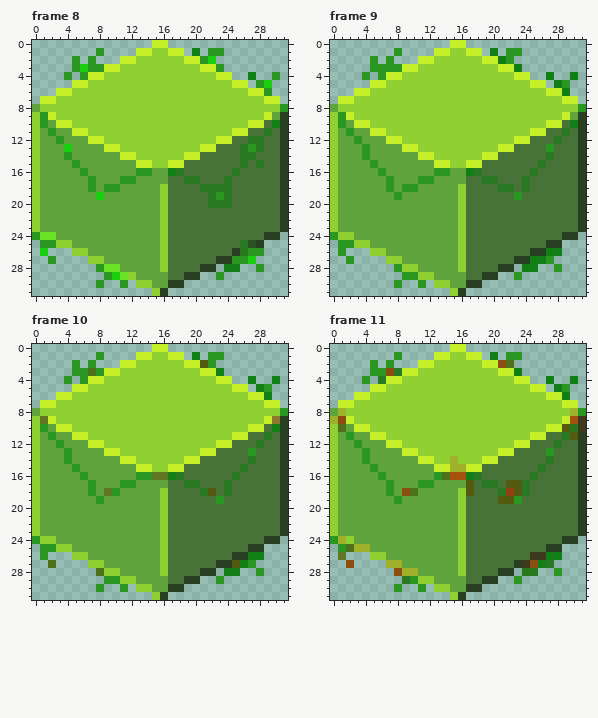
Two versions of one pixel-art file, sourceicons/cubes/festivegreen/source.ase. The first picture shows the starting point.
32x32 pixels, 19 frames. Shown: frame 8, frame 9, frame 10, frame 11. The commit also changed other frames, which this record leaves out.
Once edited:
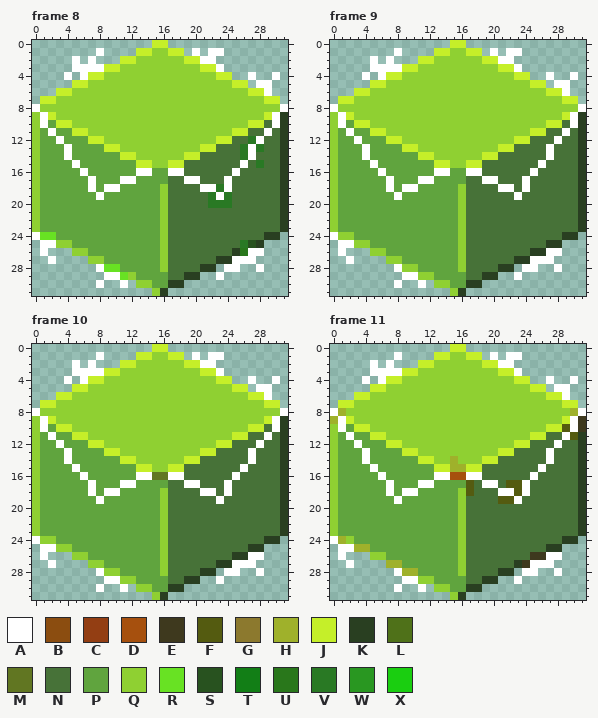
Palette (. is transparent): A #ffffff  B #8b4d10  C #933e13  D #a6500e  E #3e391e  F #545b10  G #8c792e  H #9fb12b  J #c5ef29  K #293f21  L #4f7119  M #617622  N #477238  P #60a43e  Q #8fd032  R #68e223  S #28521f  T #127e16  U #29771b  V #297924  W #299721  X #1ace10
Diff:
layer "Accents" now shown
Frame 8, layer "Accents":
y 1: x 8 W -> A; x 20 T -> A; x 22..23 WW -> AA
y 2: x 5 W -> A; x 7 W -> A; x 21..22 WX -> AA
y 3: x 5..8 WXWW -> AAAA; x 23 W -> A
y 4: x 4 W -> A; x 6 W -> A; x 27 T -> A; x 30 W -> A
y 5: x 28..29 WX -> AA
y 6: x 29 W -> A
y 8: x 0 P -> A; x 31 W -> A
y 9: x 1 W -> A; x 30 P -> A
y 10: x 1 W -> A; x 30 T -> A
y 11: x 2 W -> A; x 29 V -> A
y 12: x 3 W -> A; x 28 V -> A
y 13: x 4 X -> A; x 27 W -> A
y 14: x 4 W -> A; x 27 V -> A
y 15: x 5 W -> A; x 26 V -> A
y 16: x 6 W -> A; x 13..14 WW -> AA; x 17..18 TV -> AA; x 25 V -> A
y 17: x 7 W -> A; x 11..12 WW -> AA; x 19..20 VV -> AA; x 24 V -> A
y 18: x 7 W -> A; x 9..10 WW -> AA; x 21..22 VV -> AA; x 24 V -> A
y 19: x 8 X -> A; x 23 W -> A
y 24: x 0 W -> A
y 25: x 1..2 WW -> AA
y 26: x 1 X -> A; x 27..28 WW -> AA
y 27: x 2 W -> A; x 25..27 WWX -> AAA
y 28: x 8 W -> A; x 24..25 TT -> AA; x 28 W -> A
y 29: x 9..10 WX -> AA; x 23 W -> A
y 30: x 8 W -> A; x 11 W -> A
Frame 9, layer "Accents":
y 1: x 8 W -> A; x 20 T -> A; x 22..23 WW -> AA
y 2: x 5 W -> A; x 7 W -> A; x 21..22 TW -> AA
y 3: x 5..8 WWWW -> AAAA; x 23 T -> A
y 4: x 4 W -> A; x 6 W -> A; x 27 T -> A; x 30 T -> A
y 5: x 28..29 TW -> AA
y 6: x 29 T -> A
y 8: x 0 P -> A; x 31 W -> A
y 9: x 1 W -> A; x 30 P -> A
y 10: x 1 W -> A; x 30 T -> A
y 11: x 2 W -> A; x 29 V -> A
y 12: x 3 W -> A; x 28 V -> A
y 13: x 4 W -> A; x 27 W -> A
y 14: x 4 W -> A; x 27 V -> A
y 15: x 5 W -> A; x 26 V -> A
y 16: x 6 W -> A; x 13..14 WW -> AA; x 17..18 TV -> AA; x 25 V -> A
y 17: x 7 W -> A; x 11..12 WW -> AA; x 19..20 VV -> AA; x 24 V -> A
y 18: x 7 W -> A; x 9..10 WW -> AA; x 21..22 VV -> AA; x 24 V -> A
y 19: x 8 W -> A; x 23 W -> A
y 24: x 0 W -> A
y 25: x 1..2 WW -> AA
y 26: x 1 W -> A; x 27..28 TT -> AA
y 27: x 2 W -> A; x 25..27 TTW -> AAA
y 28: x 8 W -> A; x 24..25 TT -> AA; x 28 W -> A
y 29: x 9..10 WW -> AA; x 23 W -> A
y 30: x 8 W -> A; x 11 W -> A
Frame 10, layer "Accents":
y 1: x 8 W -> A; x 20 T -> A; x 22..23 WW -> AA
y 2: x 5 W -> A; x 7 W -> A; x 21..22 FW -> AA
y 3: x 5..8 WWLW -> AAAA; x 23 T -> A
y 4: x 4 W -> A; x 6 W -> A; x 27 T -> A; x 30 T -> A
y 5: x 28..29 TW -> AA
y 6: x 29 T -> A
y 8: x 0 P -> A; x 31 W -> A
y 9: x 1 M -> A; x 30 G -> A
y 10: x 1 W -> A; x 30 T -> A
y 11: x 2 W -> A; x 29 V -> A
y 12: x 3 W -> A; x 28 V -> A
y 13: x 4 W -> A; x 27 W -> A
y 14: x 4 W -> A; x 27 V -> A
y 15: x 5 W -> A; x 26 V -> A
y 16: x 6 W -> A; x 13..14 WW -> AA; x 17..18 TV -> AA; x 25 V -> A
y 17: x 7 W -> A; x 11..12 WW -> AA; x 19..20 VV -> AA; x 24 V -> A
y 18: x 7 W -> A; x 9..10 MW -> AA; x 21..22 VF -> AA; x 24 V -> A
y 19: x 8 W -> A; x 23 W -> A
y 24: x 0 W -> A
y 25: x 1..2 WW -> AA
y 26: x 1 W -> A; x 27..28 TT -> AA
y 27: x 2 L -> A; x 25..27 FTW -> AAA
y 28: x 8 L -> A; x 24..25 TT -> AA; x 28 W -> A
y 29: x 9..10 WW -> AA; x 23 W -> A
y 30: x 8 W -> A; x 11 W -> A
Frame 11, layer "Accents":
y 1: x 8 W -> A; x 20 T -> A; x 22..23 WW -> AA
y 2: x 5 W -> A; x 7 W -> A; x 21..22 BL -> AA
y 3: x 5..8 WWBV -> AAAA; x 23 T -> A
y 4: x 4 W -> A; x 6 V -> A; x 27 T -> A; x 30 T -> A
y 5: x 28..29 TW -> AA
y 6: x 29 T -> A
y 8: x 0 P -> A; x 31 W -> A
y 9: x 1 B -> A; x 30 D -> A
y 10: x 1 L -> A; x 30 U -> A
y 11: x 2 W -> A; x 29 V -> A
y 12: x 3 W -> A; x 28 V -> A
y 13: x 4 W -> A; x 27 W -> A
y 14: x 4 W -> A; x 27 V -> A
y 15: x 5 W -> A; x 26 V -> A
y 16: x 6 W -> A; x 13..14 WL -> AA; x 17..18 TV -> AA; x 25 V -> A
y 17: x 7 W -> A; x 11..12 WW -> AA; x 19..20 VV -> AA; x 24 V -> A
y 18: x 7 W -> A; x 9..10 BL -> AA; x 21..22 VC -> AA; x 24 V -> A
y 19: x 8 W -> A; x 23 W -> A
y 24: x 0 W -> A
y 25: x 1..2 WL -> AA
y 26: x 1 M -> A; x 27..28 TT -> AA
y 27: x 2 B -> A; x 25..27 BTV -> AAA
y 28: x 8 B -> A; x 24..25 UU -> AA; x 28 W -> A
y 29: x 9..10 VW -> AA; x 23 W -> A
y 30: x 8 W -> A; x 11 W -> A
